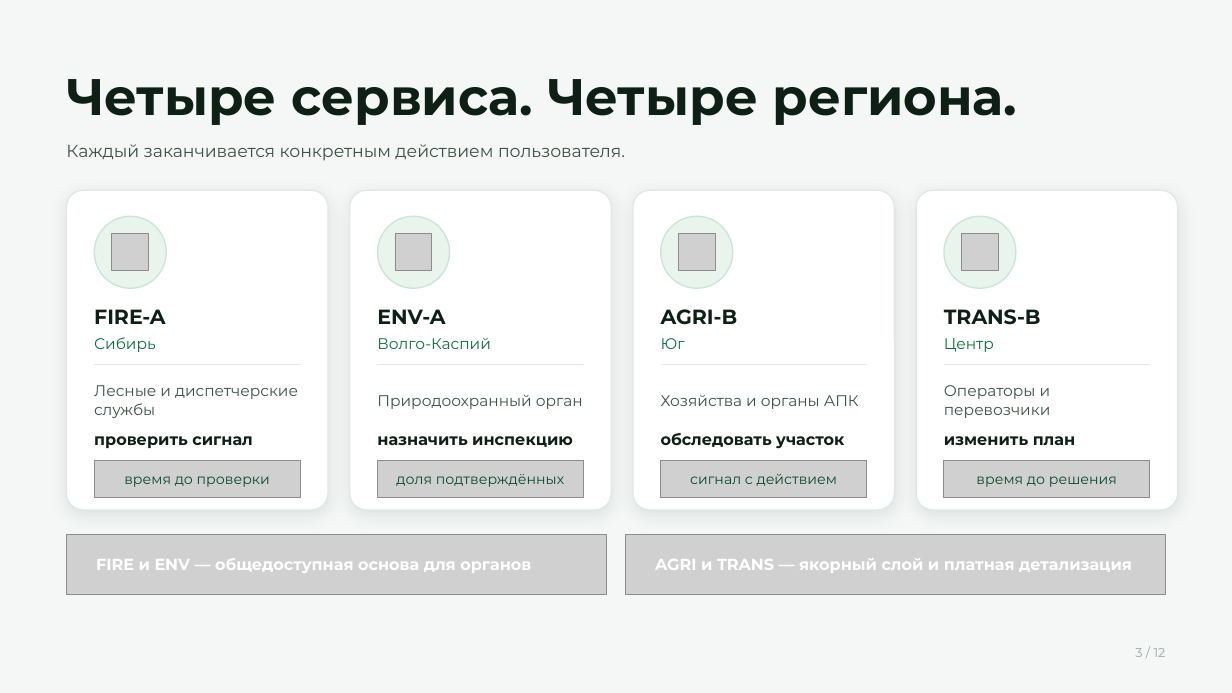
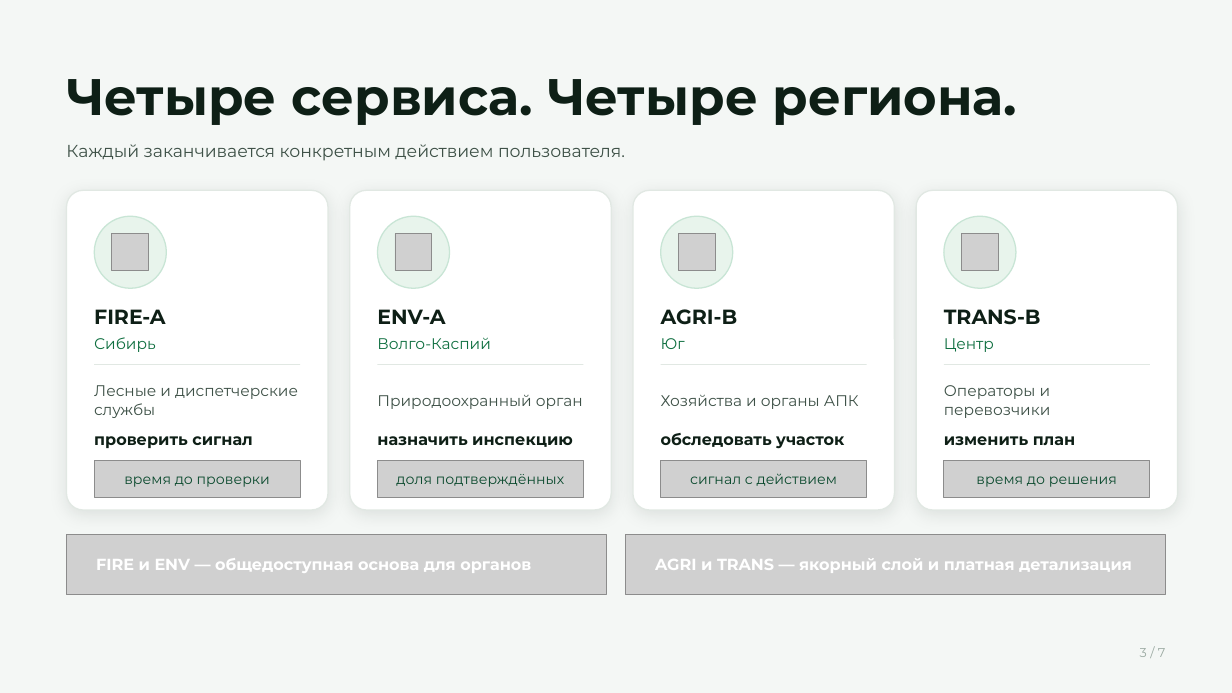
Before and after one commit to pmixay/hackathon-1109, a slide deck: slide 3 of docs/presentation/kosmo-deck.pptx. Drawn at 1232x693 pixels with LibreOffice and Linux fonts; fonts in the diff are those of the drawing; grey boxes stand for pictures. Boxes give left, top, right and bottom in pixels: in the first picture for what was removed or moved away, otherwise in the second. Text is boxed around its words. In the diff, an @@ line names an element or a change of style, - is before the commit and + after.

```diff
--- a/docs/presentation/kosmo-deck.pptx
+++ b/docs/presentation/kosmo-deck.pptx
@@ text at (1140, 648, 1166, 657): text changed @@
-3 / 12
+3 / 7
```
Also in this commit, not shown: 7 other slides changed, 2 slides added, 3 slides removed, 23 other files.
